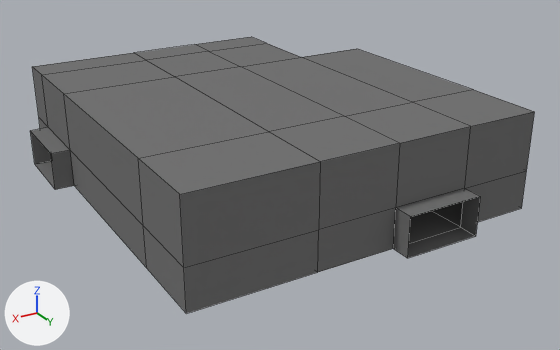
What one commit did to the Blender file Assets/Models/Rooms_00_Template_1.blend.
Both versions are drawn from a 50 mm camera at (8.9, 39.5, 16.6) aimed at (-10.1, 7.8, 0.7). Every picture has the same lights, and +X, +Y and +Z are marked at lower left. Mesh edges are drawn as thin lines. The same objects are shown in both versions, whatever each file hides.

The first picture shows 'Rooms_00_6 Walls'.
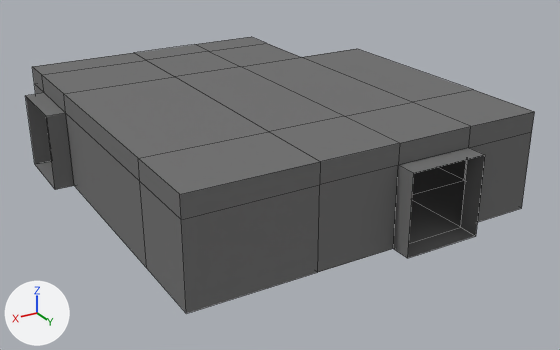
Where the newer file only moved an object's origin or applied its transform, the numbers keep the older frame.

The edits, one by one:
me_cube_003 has 70 vertices, 66 faces and spans x -17.0..4.0, y 36.0..55.0, z 0.0..5.0.
me_cube_003 is used by ob_rooms_00_6_walls; parent ob_empty; location (-55.0, 0.0, 0.0); rotation (0.0, 0.0, -1.571), in degrees (0, 0, -90).
me_cube_003 part 1: all 20 vertices in x -17.0..4.0, y 36.0..55.0, z 2.0 are moved by (0.0, 0.0, 2.0).

Where the change shows, as pixel boxes (x1, y1, x2, y2) in the pictures (560 x 350 px; the box of a moved part takes in the faces that stretch with it):
'Rooms_00_6 Walls', reshaped: before (30, 37, 535, 313); after (26, 37, 535, 313)
part 1 of me_cube_003, moved or reshaped: before (30, 67, 535, 313); after (26, 67, 535, 313)
